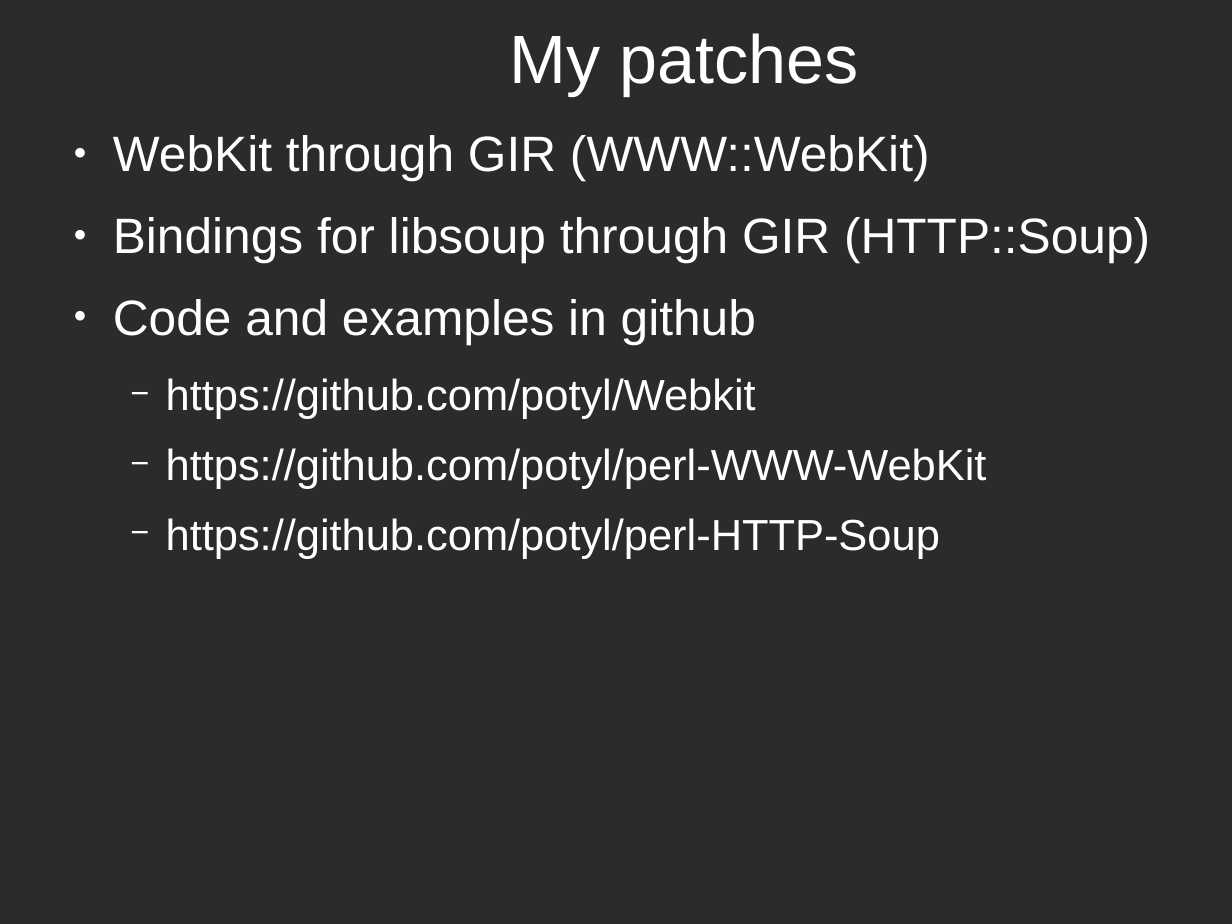
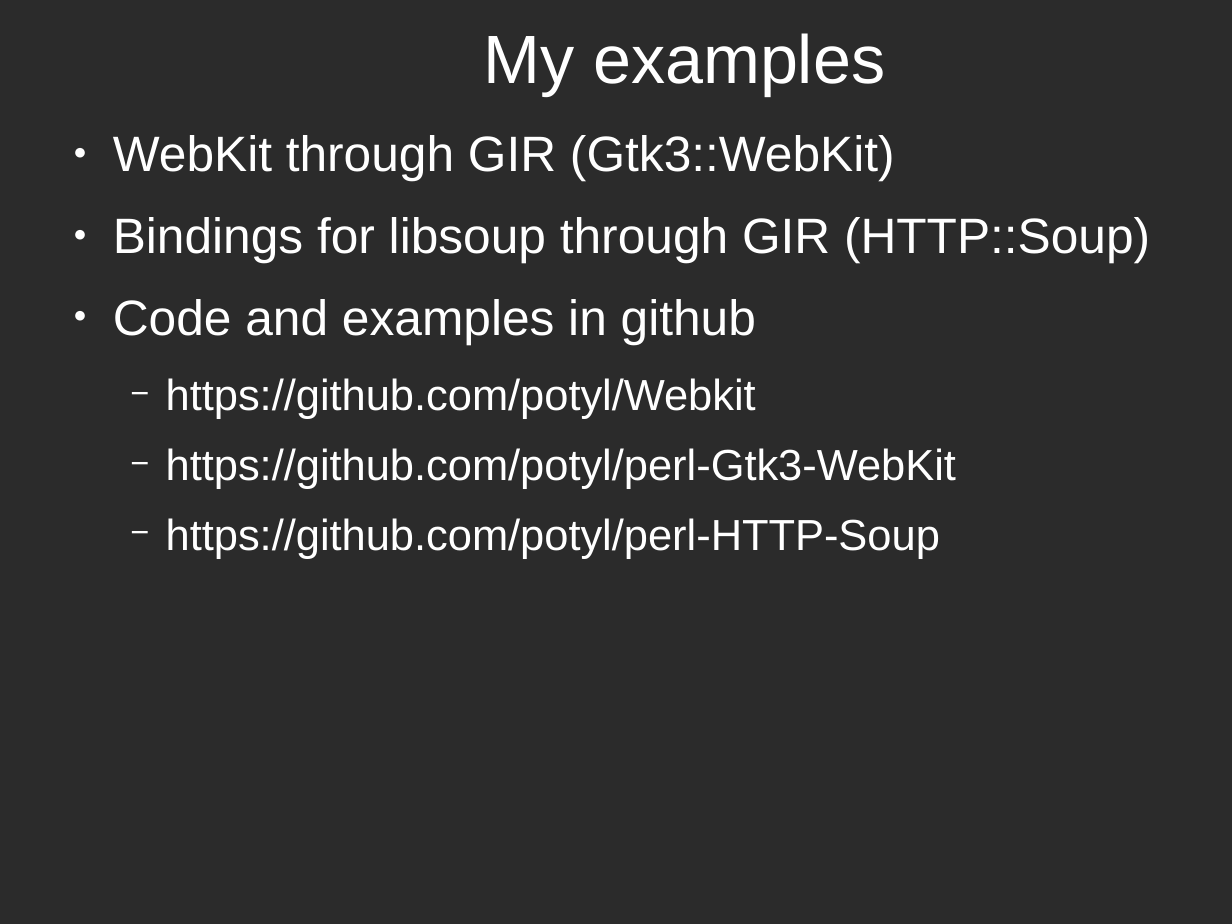
Before and after one commit to potyl/Webkit, a slide deck: slide 14 of WebKit-en.odp (slide 12 before the commit). Drawn at 1232x924 pixels with LibreOffice and Linux fonts; fonts in the diff are those of the drawing; background and template pictures are left out; a plain dark background stands for a picture behind light text. Boxes give left, top, right and bottom in pixels: in the first picture for what was removed or moved away, otherwise in the second. Text is boxed around its words. In the diff, an @@ line names an element or a change of style, - is before the commit and + after.

```diff
--- a/WebKit-en.odp
+++ b/WebKit-en.odp
@@ title at bbox=[483, 33, 885, 96]: text changed @@
-My patches
+My examples
@@ text at bbox=[113, 135, 895, 181]: text changed @@
-● WebKit through GIR (WWW::WebKit)
+● WebKit through GIR (Gtk3::WebKit)
@@ text at bbox=[166, 448, 956, 489]: text changed @@
-  − https://github.com/potyl/perl-WWW-WebKit
+  − https://github.com/potyl/perl-Gtk3-WebKit
```
Also in this commit, not shown: 4 other slides changed, 2 slides added, 3 slides removed.
